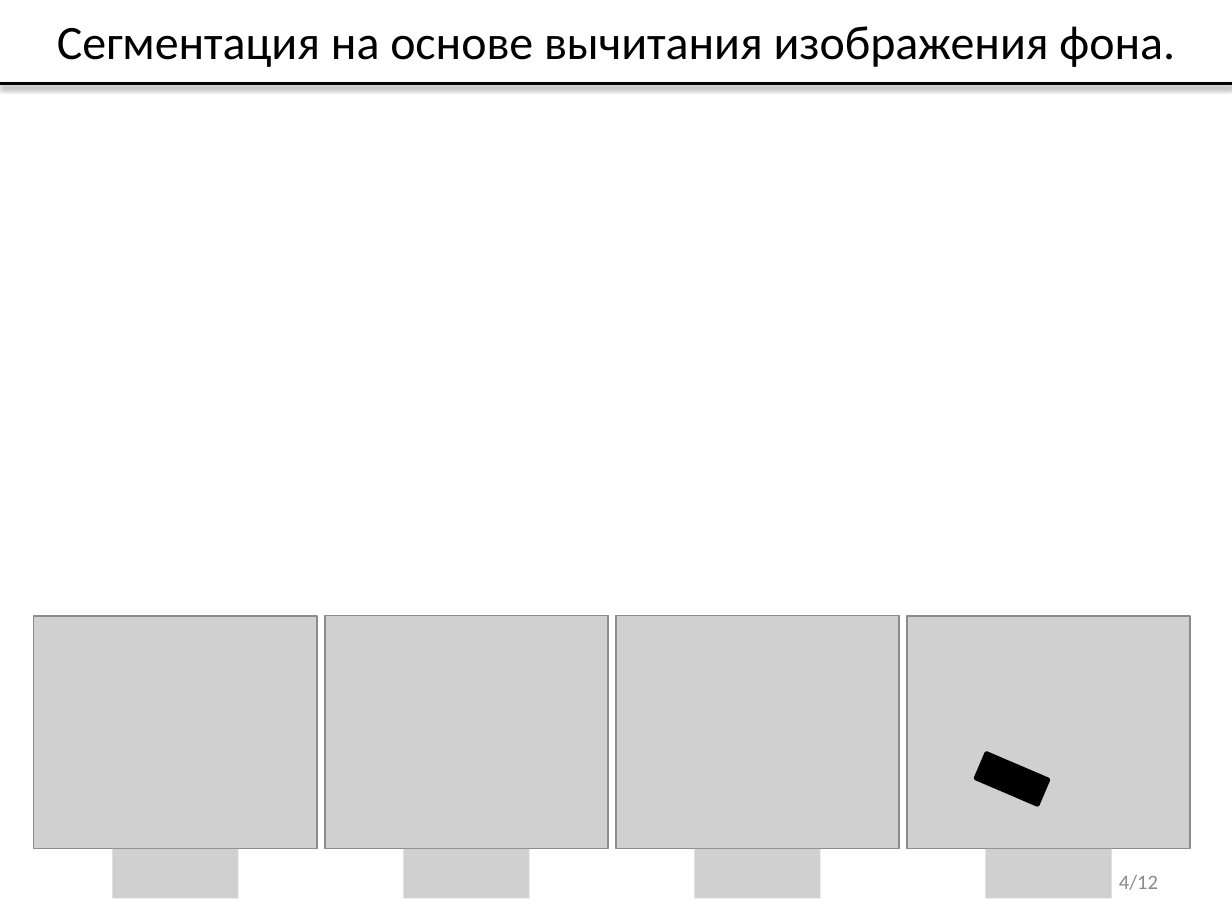
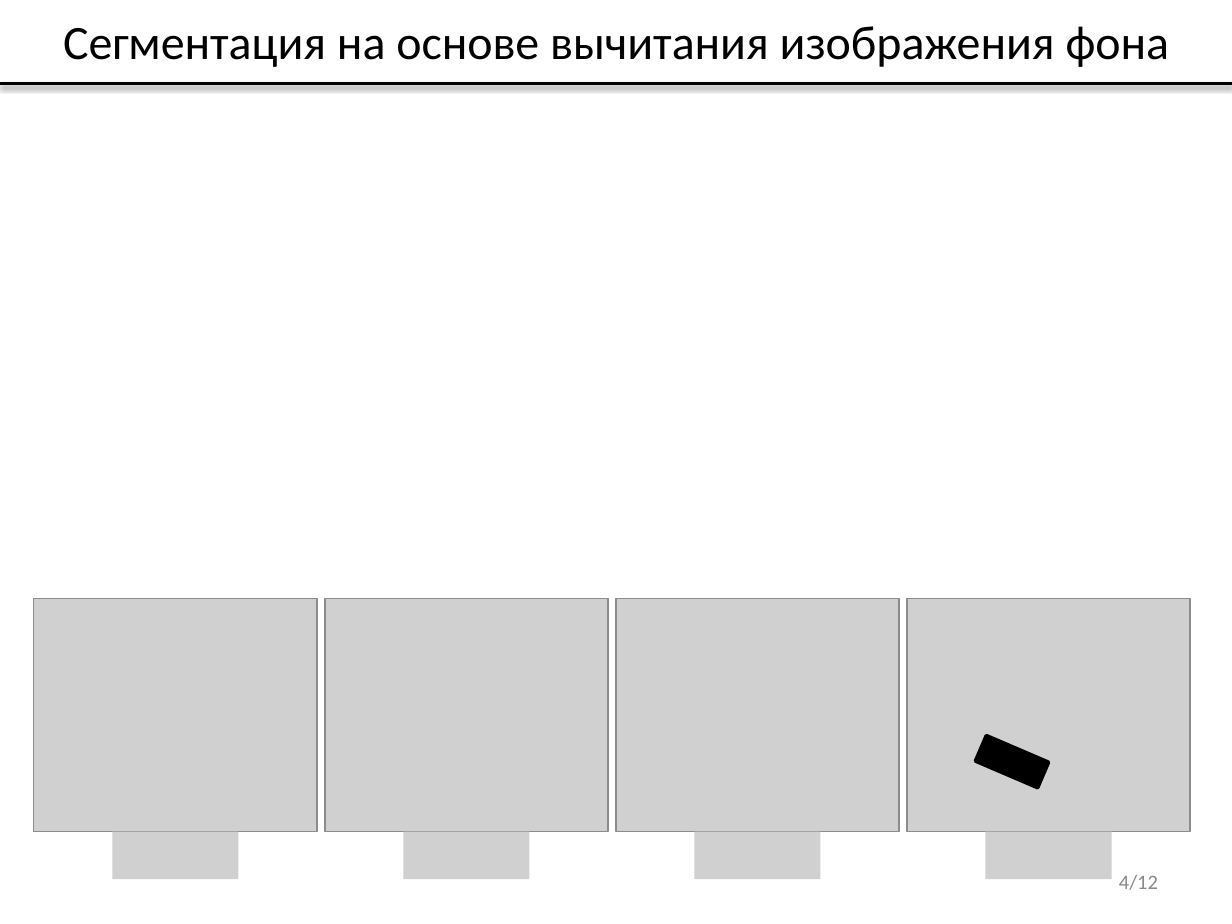
Before and after one commit to vladdimakov/cv2, a slide deck: slide 4 of ВКР/Презентация_Димаков_В.С._МП-40.pptx. Drawn at 1232x924 pixels with LibreOffice and Linux fonts; fonts in the diff are those of the drawing; grey boxes stand for pictures. Boxes give left, top, right and bottom in pixels: in the first picture for what was removed or moved away, otherwise in the second. Text is boxed around its words. In the diff, an @@ line names an element or a change of style, - is before the commit and + after.

```diff
--- a/ВКР/Презентация_Димаков_В.С._МП-40.pptx
+++ b/ВКР/Презентация_Димаков_В.С._МП-40.pptx
@@ title at bbox=[63, 26, 1170, 67]: text changed @@
-Сегментация на основе вычитания изображения фона.
+Сегментация на основе вычитания изображения фона
@@ 8 pictures, 1 rectangle: place and size @@
-8 pictures, 1 rectangle at bbox=[34, 616, 1190, 898]
+8 pictures, 1 rectangle at bbox=[34, 599, 1190, 880]
```
Also in this commit, not shown: 9 other slides changed, 14 other files.
